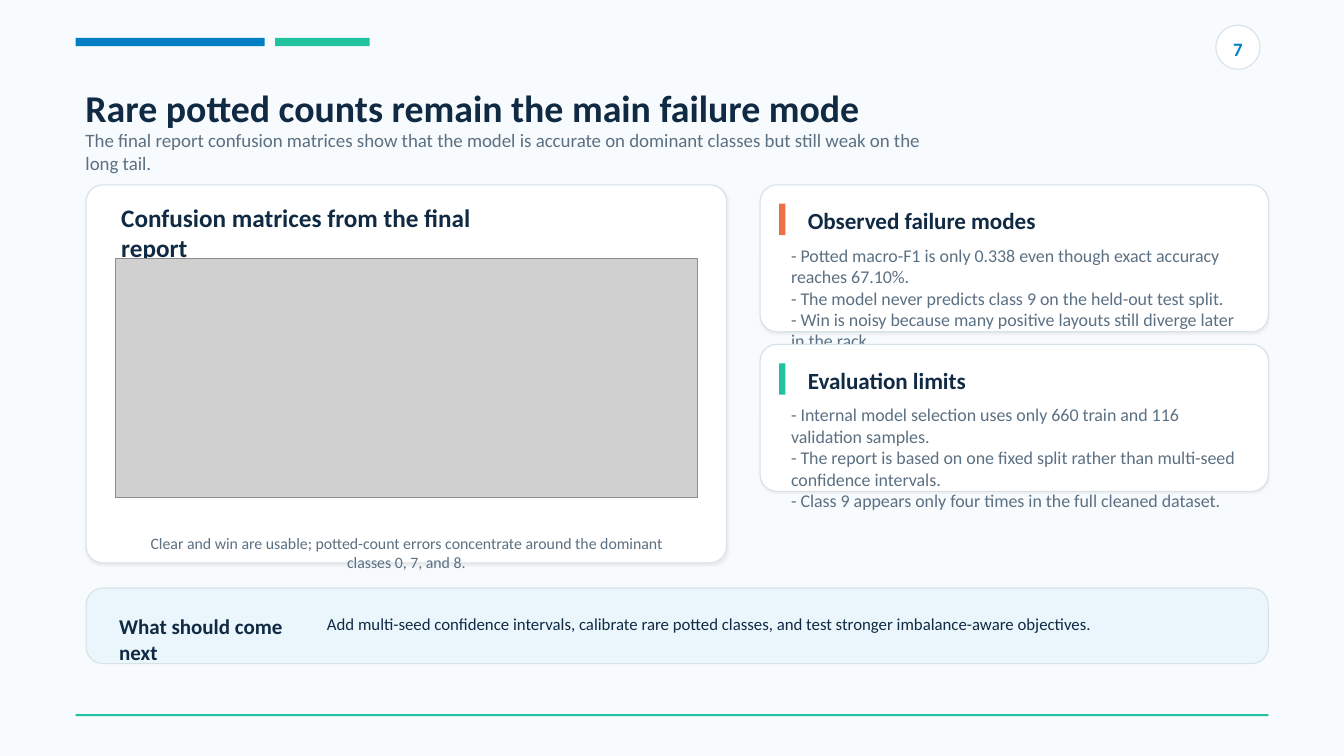
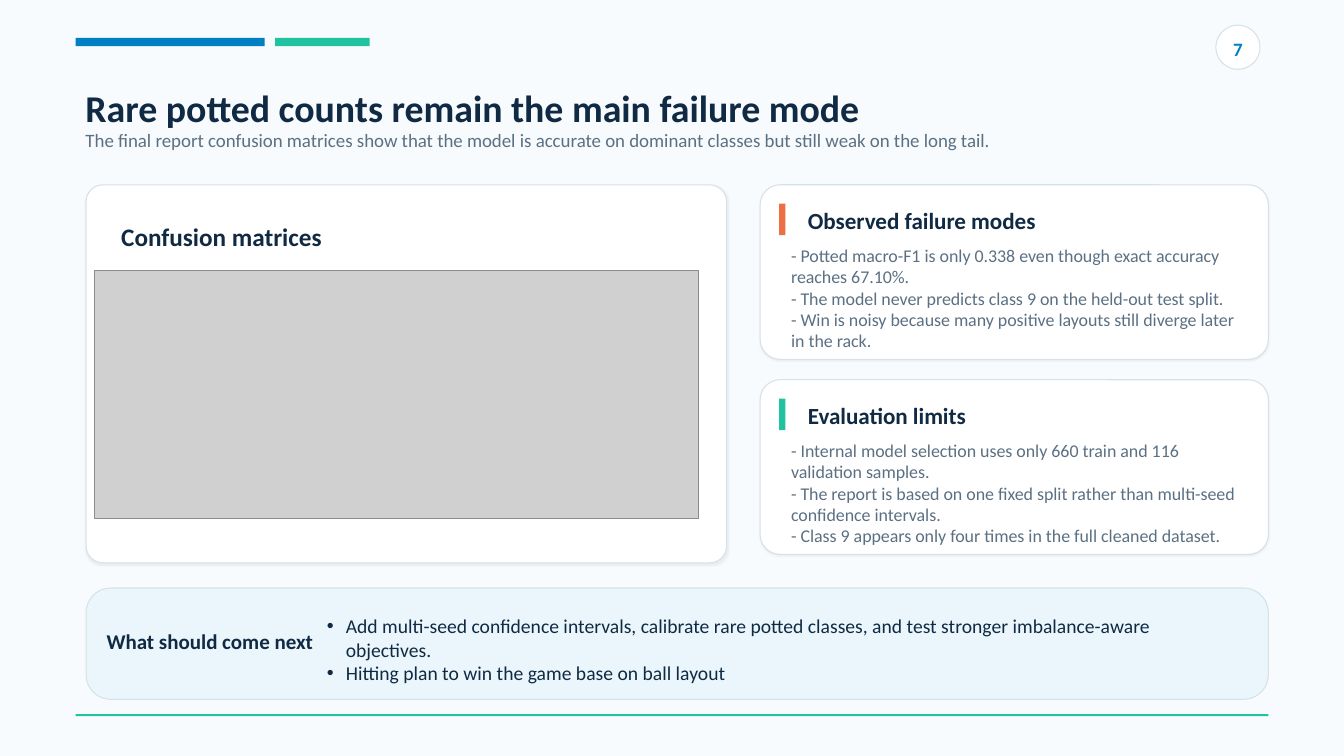
Before and after one commit to AWANGMY/Billiards_Prediction, a slide deck: slide 7 of Doc/Billiards_BLFormer_5min_Presentation.pptx. Drawn at 1344x756 pixels with LibreOffice and Linux fonts; fonts in the diff are those of the drawing; grey boxes stand for pictures. Boxes give left, top, right and bottom in pixels: in the first picture for what was removed or moved away, otherwise in the second. Text is boxed around its words. In the diff, an @@ line names an element or a change of style, - is before the commit and + after.

```diff
--- a/Doc/Billiards_BLFormer_5min_Presentation.pptx
+++ b/Doc/Billiards_BLFormer_5min_Presentation.pptx
@@ text "The final report confusion matrices ..." rewrapped from (x1=85, y1=134, x2=920, y2=150) to (x1=85, y1=134, x2=989, y2=150) @@
@@ rounded rectangle resized from (x1=760, y1=185, x2=1268, y2=332) to (x1=760, y1=185, x2=1268, y2=359) @@
@@ text at (x1=121, y1=228, x2=322, y2=247): text changed @@
-Confusion matrices from the final report
+Confusion matrices
@@ picture resized from (x1=116, y1=258, x2=698, y2=497) to (x1=95, y1=270, x2=700, y2=518) @@
@@ rounded rectangle resized from (x1=760, y1=345, x2=1268, y2=492) to (x1=760, y1=380, x2=1268, y2=555) @@
@@ 2 texts, 1 rectangle moved together from (x1=779, y1=363, x2=1235, y2=510) to (x1=779, y1=399, x2=1235, y2=545) @@
@@ text removed at (x1=151, y1=538, x2=662, y2=570) @@
-Clear and win are usable; potted-count errors concentrate around the dominant classes 0, 7, and 8.
@@ rounded rectangle resized from (x1=86, y1=588, x2=1268, y2=663) to (x1=86, y1=588, x2=1268, y2=699) @@
@@ text "What should come next" rewrapped from (x1=119, y1=619, x2=283, y2=660) to (x1=107, y1=634, x2=313, y2=649) @@
@@ text at (x1=346, y1=619, x2=1150, y2=661): size 12 to 14 pt in "Add multi-seed confidence intervals, calibrate rare potted ..."; bullet none to • @@
@@ text at (x1=346, y1=666, x2=725, y2=684): paragraph added @@
+• Hitting plan to win the game base on ball layout
```
Also in this commit, not shown: 6 other slides changed.
